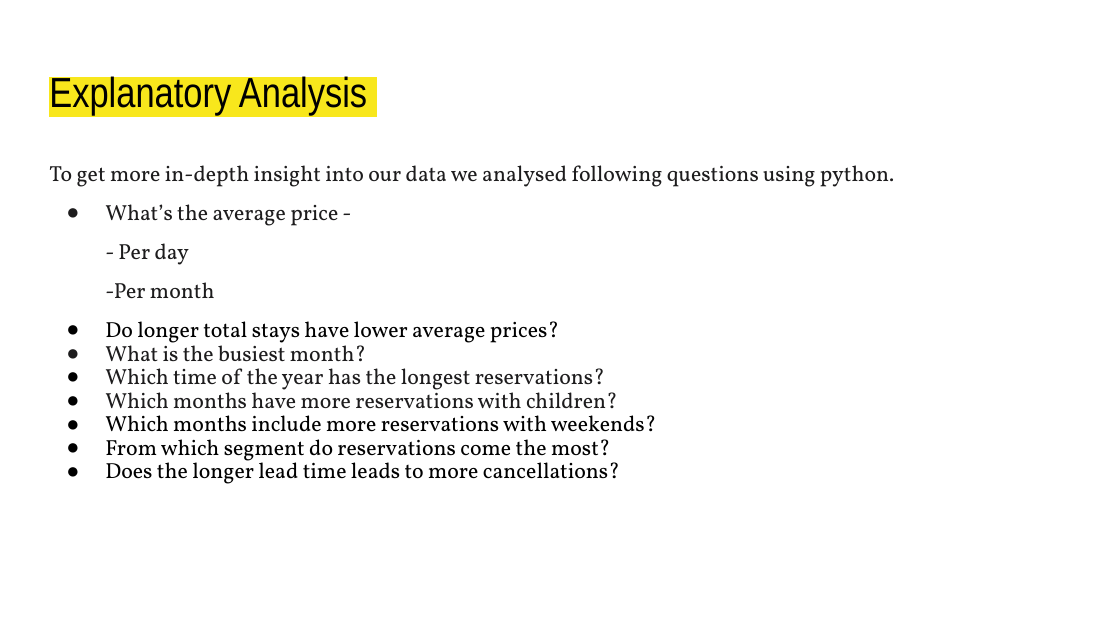
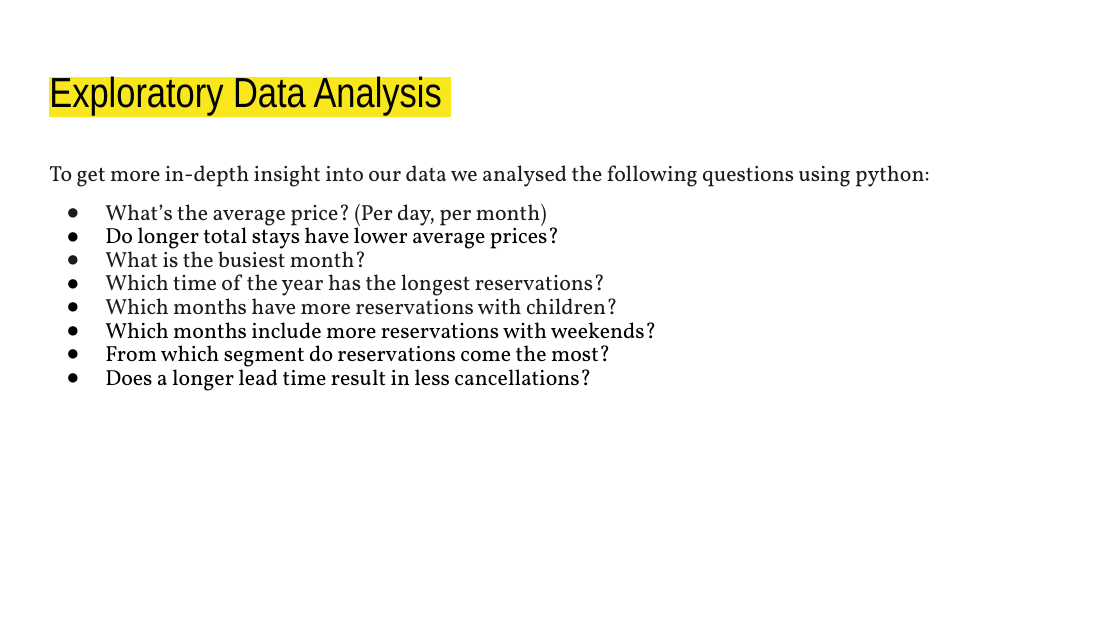
Before and after one commit to domivillacis/Hotel_reservations_analysis, a slide deck: slide 5 of Hotel_Reservations.pptx (slide 6 before the commit). Drawn at 1120x630 pixels with LibreOffice and Linux fonts; fonts in the diff are those of the drawing. Boxes give left, top, right and bottom in pixels: in the first picture for what was removed or moved away, otherwise in the second. Text is boxed around its words. In the diff, an @@ line names an element or a change of style, - is before the commit and + after.

Commit message:
adding analysis to pp

```diff
--- a/Hotel_Reservations.pptx
+++ b/Hotel_Reservations.pptx
@@ title at box(49, 73, 442, 116): text changed @@
-Explanatory Analysis
+Exploratory Data Analysis
@@ text at box(49, 165, 930, 230): text changed @@
-To get more in-depth insight into our data we analysed following questions using python.
-● What’s the average price -
-- Per day
--Per month
+To get more in-depth insight into our data we analysed the following questions using python:
+● What’s the average price? (Per day, per month)
@@ text at box(105, 223, 559, 254): less space between paragraphs @@
@@ text at box(105, 364, 591, 391): text changed @@
-● Does the longer lead time leads to more cancellations?
+● Does a longer lead time result in less cancellations?
```
Also in this commit, not shown: 19 other slides changed, 15 slides added, 3 slides removed.
